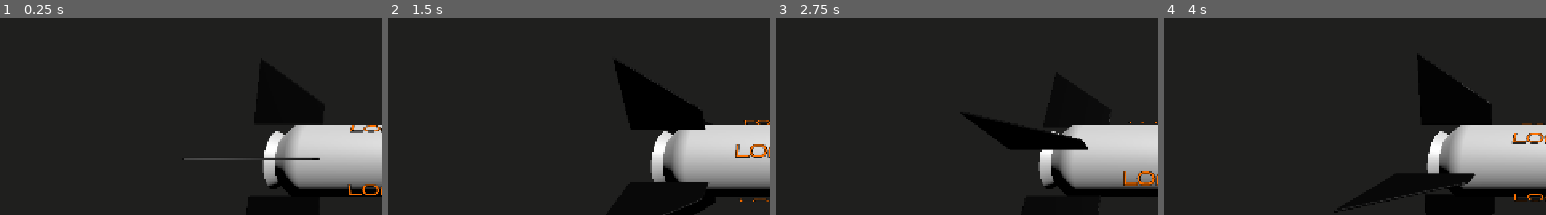
Above: before the commit, frames 1-4 (left to right).
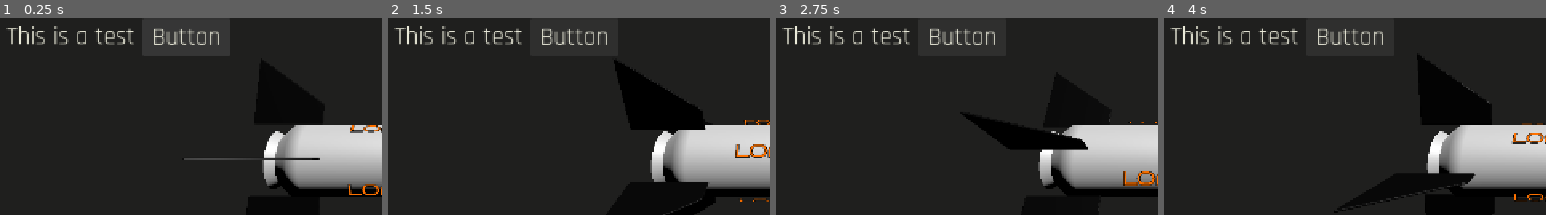
Above: after the commit, the same moments.

Repository: The-Minute-Man/launch-pad
Game: Godot game, scene res://Scenes/LoadingScreen.tscn
The game is run twice, just before and just after one commit, with the same random seed, the same clock (stepped at 60 frames per second) and the same inputs.
Inputs (mouse positions are % of the whole screen's width and height, from its top left):
- Up to frame 1 (0.25 s): no input
- Up to frame 2 (1.5 s): click (24, 36) at 0.5 s, where only the run after the commit has a clickable "Button"; click (24, 36) at 1.25 s, where only the run after the commit has a clickable "Button"
- Up to frame 3 (2.75 s): click (24, 36) at 2 s, where only the run after the commit has a clickable "Button"
- Up to frame 4 (4 s): no input
The pictures show only the part of the screen within x 0-50%, y 31-81%; the shares and areas given below are measured in that part.

The runs differ from the first frame. In frame 1, 1.7% of the frame differs, in the area x 1-58%, y 4-14%; in frame 2, 1.6%; in frame 3, 1.6%; in frame 4, 1.6%.

Commit message:
Theme Imporvement

Diff:
--- a/Scenes/LoadingScreen.tscn
+++ b/Scenes/LoadingScreen.tscn
@@ -1,9 +1,10 @@
-[gd_scene load_steps=3 format=3 uid="uid://cmnjjpxag2tae"]
+[gd_scene format=3 uid="uid://cmnjjpxag2tae"]
 
 [ext_resource type="Theme" uid="uid://dwh31hw3wv34a" path="res://ui/themes/theme1.tres" id="1_jqyhx"]
 [ext_resource type="PackedScene" uid="uid://dy2pfkqfm5d0h" path="res://scenes/rocket.tscn" id="2_x85qc"]
+[ext_resource type="Theme" uid="uid://dgihhedsjca4b" path="res://ui/themes/theme2.tres" id="3_ij0l4"]
 
-[node name="LoadingScreen" type="Control"]
+[node name="LoadingScreen" type="Control" unique_id=475667563]
 layout_mode = 3
 anchors_preset = 15
 anchor_right = 1.0
@@ -11,13 +12,13 @@
 grow_horizontal = 2
 grow_vertical = 2
 
-[node name="Background" type="ColorRect" parent="."]
+[node name="Background" type="ColorRect" parent="." unique_id=940963213]
 layout_mode = 0
 offset_right = 1280.0
 offset_bottom = 720.0
 color = Color(0.12156863, 0.12156863, 0.11764706, 1)
 
-[node name="Label" type="Label" parent="."]
+[node name="Label" type="Label" parent="." unique_id=655505725]
 layout_mode = 1
 anchors_preset = -1
 anchor_left = 0.09921875
@@ -31,7 +32,7 @@
 text = "Launch Pad"
 metadata/_edit_use_anchors_ = true
 
-[node name="SubViewportContainer" type="SubViewportContainer" parent="."]
+[node name="SubViewportContainer" type="SubViewportContainer" parent="." unique_id=1874493833]
 layout_mode = 1
 anchors_preset = 15
 anchor_right = 1.0
@@ -40,17 +41,35 @@
 grow_vertical = 2
 mouse_filter = 2
 
-[node name="SubViewport" type="SubViewport" parent="SubViewportContainer"]
+[node name="SubViewport" type="SubViewport" parent="SubViewportContainer" unique_id=1427224728]
 transparent_bg = true
 handle_input_locally = false
 size = Vector2i(1280, 720)
 render_target_update_mode = 4
 
-[node name="Camera3D" type="Camera3D" parent="SubViewportContainer/SubViewport"]
+[node name="Camera3D" type="Camera3D" parent="SubViewportContainer/SubViewport" unique_id=697429361]
 transform = Transform3D(1, 0, 0, 0, 1, 0, 0, 0, 1, 0, 0, 5)
 
-[node name="DirectionalLight3D" type="DirectionalLight3D" parent="SubViewportContainer/SubViewport"]
+[node name="DirectionalLight3D" type="DirectionalLight3D" parent="SubViewportContainer/SubViewport" unique_id=1167926265]
 transform = Transform3D(0.707107, -0.5, 0.5, 0, 0.707107, 0.707107, -0.707107, -0.5, 0.5, 0, 5, 0)
 
-[node name="Rocket" parent="SubViewportContainer/SubViewport" instance=ExtResource("2_x85qc")]
+[node name="Rocket" parent="SubViewportContainer/SubViewport" unique_id=997836859 instance=ExtResource("2_x85qc")]
 transform = Transform3D(-2.6226834e-08, 0.6, 0, -0.6, -2.6226834e-08, 0, 0, 0, 0.6, 0, -1, 0)
+
+[node name="Label2" type="Label" parent="." unique_id=1341658710]
+layout_mode = 0
+offset_left = 11.0
+offset_top = 231.0
+offset_right = 321.0
+offset_bottom = 300.0
+theme = ExtResource("3_ij0l4")
+text = "This is a test "
+
+[node name="Button" type="Button" parent="." unique_id=328706646]
+layout_mode = 0
+offset_left = 228.0
+offset_top = 228.0
+offset_right = 369.0
+offset_bottom = 288.0
+theme = ExtResource("3_ij0l4")
+text = "Button"
--- a/project.godot
+++ b/project.godot
@@ -8,11 +8,15 @@
 
 config_version=5
 
+[animation]
+
+compatibility/default_parent_skeleton_in_mesh_instance_3d=true
+
 [application]
 
 config/name="LaunchPad"
 run/main_scene="uid://cmnjjpxag2tae"
-config/features=PackedStringArray("4.5", "Forward Plus")
+config/features=PackedStringArray("4.6", "Forward Plus")
 boot_splash/image="uid://b7rnv63whh5l1"
 
 [display]
@@ -25,9 +29,9 @@
 [file_customization]
 
 folder_colors={
-"res://Scripts/": "green",
 "res://documents/": "red",
 "res://objects/": "orange",
 "res://scenes/": "yellow",
+"res://scripts/": "green",
 "res://ui/": "blue"
 }
--- a/scenes/rocket.tscn
+++ b/scenes/rocket.tscn
@@ -1,10 +1,10 @@
-[gd_scene load_steps=9 format=3 uid="uid://dy2pfkqfm5d0h"]
+[gd_scene format=3 uid="uid://dy2pfkqfm5d0h"]
 
 [ext_resource type="ArrayMesh" uid="uid://d3tat8utp34d3" path="res://objects/cylinder.obj" id="1_07b4d"]
 [ext_resource type="ArrayMesh" uid="uid://bcmf676q8g8w6" path="res://objects/fins.obj" id="2_d4paf"]
 [ext_resource type="ArrayMesh" uid="uid://dvgr03j22vmd6" path="res://objects/nose.obj" id="3_ortt4"]
-[ext_resource type="Script" uid="uid://d17eor3lih6hh" path="res://Scripts/rocket.gd" id="4_script"]
-[ext_resource type="FontFile" uid="uid://bs8kq6nwr55l6" path="res://ui/fonts/BrunoAce.ttf" id="5_font"]
+[ext_resource type="Script" uid="uid://d17eor3lih6hh" path="res://scripts/rocket.gd" id="4_script"]
+[ext_resource type="FontFile" uid="uid://bs8kq6nwr55l6" path="res://ui/Fonts/BrunoAce.ttf" id="5_font"]
 
 [sub_resource type="StandardMaterial3D" id="StandardMaterial3D_cyl"]
 albedo_color = Color(0.95, 0.95, 0.95, 1)
--- a/ui/themes/theme1.tres
+++ b/ui/themes/theme1.tres
@@ -1,6 +1,6 @@
-[gd_resource type="Theme" load_steps=4 format=3 uid="uid://dwh31hw3wv34a"]
+[gd_resource type="Theme" format=3 uid="uid://dwh31hw3wv34a"]
 
-[ext_resource type="FontFile" uid="uid://bs8kq6nwr55l6" path="res://ui/fonts/BrunoAce.ttf" id="1_oijn2"]
+[ext_resource type="FontFile" uid="uid://bs8kq6nwr55l6" path="res://ui/Fonts/BrunoAce.ttf" id="1_oijn2"]
 
 [sub_resource type="StyleBoxFlat" id="StyleBoxFlat_uwrm3"]
 content_margin_left = 4.0
@@ -34,7 +34,7 @@
 Label/constants/shadow_offset_x = 5
 Label/constants/shadow_offset_y = 1
 Label/constants/shadow_outline_size = 1
-Label/font_sizes/font_size = 16
+Label/font_sizes/font_size = 150
 Label/fonts/font = ExtResource("1_oijn2")
 Label/styles/focus = SubResource("StyleBoxFlat_uwrm3")
 Label/styles/normal = SubResource("StyleBoxEmpty_01xgi")
--- /dev/null
+++ b/ui/themes/theme2.tres
@@ -0,0 +1,361 @@
+[gd_resource type="Theme" format=3 uid="uid://dgihhedsjca4b"]
+
+[ext_resource type="FontFile" uid="uid://blbhqe05m1fe5" path="res://ui/Fonts/Rajdhani.ttf" id="1_eoogs"]
+
+[sub_resource type="StyleBoxFlat" id="StyleBoxFlat_eoogs"]
+content_margin_left = 4.0
+content_margin_top = 4.0
+content_margin_right = 4.0
+content_margin_bottom = 4.0
+bg_color = Color(0.1, 0.1, 0.1, 0.3)
+corner_radius_top_left = 3
+corner_radius_top_right = 3
+corner_radius_bottom_right = 3
+corner_radius_bottom_left = 3
+corner_detail = 5
+
+[sub_resource type="StyleBoxFlat" id="StyleBoxFlat_6sivf"]
+content_margin_left = 4.0
+content_margin_top = 4.0
+content_margin_right = 4.0
+content_margin_bottom = 4.0
+bg_color = Color(1, 1, 1, 0.75)
+draw_center = false
+border_width_left = 2
+border_width_top = 2
+border_width_right = 2
+border_width_bottom = 2
+corner_radius_top_left = 3
+corner_radius_top_right = 3
+corner_radius_bottom_right = 3
+corner_radius_bottom_left = 3
+corner_detail = 5
+expand_margin_left = 2.0
+expand_margin_top = 2.0
+expand_margin_right = 2.0
+expand_margin_bottom = 2.0
+
+[sub_resource type="StyleBoxFlat" id="StyleBoxFlat_frj0x"]
+content_margin_left = 4.0
+content_margin_top = 4.0
+content_margin_right = 4.0
+content_margin_bottom = 4.0
+bg_color = Color(0.225, 0.225, 0.225, 0.6)
+corner_radius_top_left = 3
+corner_radius_top_right = 3
+corner_radius_bottom_right = 3
+corner_radius_bottom_left = 3
+corner_detail = 5
+
+[sub_resource type="StyleBoxFlat" id="StyleBoxFlat_3oerh"]
+content_margin_left = 4.0
+content_margin_top = 4.0
+content_margin_right = 4.0
+content_margin_bottom = 4.0
+bg_color = Color(0.21176471, 0.21176471, 0.21176471, 1)
+corner_radius_top_left = 3
+corner_radius_top_right = 3
+corner_radius_bottom_right = 3
+corner_radius_bottom_left = 3
+corner_detail = 5
+
+[sub_resource type="StyleBoxFlat" id="StyleBoxFlat_q4t6j"]
+content_margin_left = 4.0
+content_margin_top = 4.0
+content_margin_right = 4.0
+content_margin_bottom = 4.0
+bg_color = Color(0, 0, 0, 0.6)
+corner_radius_top_left = 3
+corner_radius_top_right = 3
+corner_radius_bottom_right = 3
+corner_radius_bottom_left = 3
+corner_detail = 5
+
+[sub_resource type="StyleBoxEmpty" id="StyleBoxEmpty_frj0x"]
+
+[sub_resource type="DPITexture" id="DPITexture_tpjmc"]
+_source = "<svg xmlns=\"http://www.w3.org/2000/svg\" width=\"16\" height=\"16\"><path fill=\"#fff\" fill-opacity=\".75\" d=\"m1 3 2-2 5 5 5-5 2 2-5 5 5 5-2 2-5-5-5 5-2-2 5-5z\"/></svg>
+"
+
+[sub_resource type="StyleBoxFlat" id="StyleBoxFlat_fktrc"]
+content_margin_left = 4.0
+content_margin_top = 4.0
+content_margin_right = 4.0
+content_margin_bottom = 4.0
+bg_color = Color(0.21176471, 0.21176471, 0.21176471, 1)
+border_width_bottom = 2
+border_color = Color(0, 0, 0, 0.6)
+corner_radius_top_left = 3
+corner_radius_top_right = 3
+corner_radius_bottom_right = 3
+corner_radius_bottom_left = 3
+corner_detail = 5
+
+[sub_resource type="StyleBoxFlat" id="StyleBoxFlat_xl2fr"]
+content_margin_left = 4.0
+content_margin_top = 4.0
+content_margin_right = 4.0
+content_margin_bottom = 4.0
+bg_color = Color(0.1, 0.1, 0.1, 0.3)
+border_width_bottom = 2
+border_color = Color(0, 0, 0, 0.3)
+corner_radius_top_left = 3
+corner_radius_top_right = 3
+corner_radius_bottom_right = 3
+corner_radius_bottom_left = 3
+corner_detail = 5
+
+[sub_resource type="StyleBoxFlat" id="StyleBoxFlat_v5iy5"]
+content_margin_left = 0.0
+content_margin_top = 0.0
+content_margin_right = 0.0
+content_margin_bottom = 0.0
+bg_color = Color(0.12156863, 0.12156863, 0.11764706, 1)
+corner_radius_top_left = 3
+corner_radius_top_right = 3
+corner_radius_bottom_right = 3
+corner_radius_bottom_left = 3
+corner_detail = 5
+
+[sub_resource type="StyleBoxFlat" id="StyleBoxFlat_7ffue"]
+content_margin_left = 2.0
+content_margin_top = 2.0
+content_margin_right = 2.0
+content_margin_bottom = 2.0
+bg_color = Color(0.21176471, 0.21176471, 0.21176471, 1)
+corner_radius_top_left = 6
+corner_radius_top_right = 6
+corner_radius_bottom_right = 6
+corner_radius_bottom_left = 6
+corner_detail = 6
+
+[sub_resource type="StyleBoxFlat" id="StyleBoxFlat_81xcp"]
+content_margin_left = 2.0
+content_margin_top = 2.0
+content_margin_right = 2.0
+content_margin_bottom = 2.0
+bg_color = Color(1, 1, 1, 0.4)
+corner_radius_top_left = 6
+corner_radius_top_right = 6
+corner_radius_bottom_right = 6
+corner_radius_bottom_left = 6
+corner_detail = 6
+
+[sub_resource type="DPITexture" id="DPITexture_a1vhc"]
+_source = "<svg xmlns=\"http://www.w3.org/2000/svg\" width=\"16\" height=\"16\"><path fill=\"#fff\" fill-opacity=\".75\" d=\"m1 3 2-2 5 5 5-5 2 2-5 5 5 5-2 2-5-5-5 5-2-2 5-5z\"/></svg>
+"
+
+[sub_resource type="DPITexture" id="DPITexture_qu1y7"]
+_source = "<svg xmlns=\"http://www.w3.org/2000/svg\" width=\"16\" height=\"16\"><circle cx=\"8\" cy=\"8\" r=\"6\" fill=\"#fefffe\" fill-opacity=\".75\"/><path fill=\"none\" stroke=\"#1a1a1a\" stroke-linecap=\"round\" stroke-linejoin=\"round\" stroke-opacity=\".65\" stroke-width=\"2\" d=\"m9 5-3 3 3 3\"/></svg>
+"
+
+[sub_resource type="DPITexture" id="DPITexture_u2h1n"]
+_source = "<svg xmlns=\"http://www.w3.org/2000/svg\" width=\"16\" height=\"16\"><circle cx=\"8\" cy=\"8\" r=\"6\" fill=\"#fefffe\"/><path fill=\"none\" stroke=\"#1a1a1a\" stroke-linecap=\"round\" stroke-linejoin=\"round\" stroke-width=\"2\" d=\"m9 5-3 3 3 3\"/></svg>
+"
+
+[sub_resource type="DPITexture" id="DPITexture_2gyb5"]
+_source = "<svg xmlns=\"http://www.w3.org/2000/svg\" width=\"16\" height=\"32\"><path fill=\"#d3d3d3\" d=\"m5 1h6v30h-6z\"/></svg>
+"
+
+[sub_resource type="DPITexture" id="DPITexture_lowiu"]
+_source = "<svg xmlns=\"http://www.w3.org/2000/svg\" width=\"16\" height=\"16\"><circle cx=\"8\" cy=\"8\" r=\"6\" fill=\"#fefffe\" fill-opacity=\".75\"/><path fill=\"none\" stroke=\"#1a1a1a\" stroke-linecap=\"round\" stroke-linejoin=\"round\" stroke-opacity=\".65\" stroke-width=\"2\" d=\"m7 5 3 3-3 3\"/></svg>
+"
+
+[sub_resource type="DPITexture" id="DPITexture_rrmqg"]
+_source = "<svg xmlns=\"http://www.w3.org/2000/svg\" width=\"16\" height=\"16\"><circle cx=\"8\" cy=\"8\" r=\"6\" fill=\"#fefffe\"/><path fill=\"none\" stroke=\"#1a1a1a\" stroke-linecap=\"round\" stroke-linejoin=\"round\" stroke-width=\"2\" d=\"m7 5 3 3-3 3\"/></svg>
+"
+
+[sub_resource type="StyleBoxFlat" id="StyleBoxFlat_e0ctr"]
+content_margin_left = 10.0
+content_margin_top = 4.0
+content_margin_right = 10.0
+content_margin_bottom = 4.0
+bg_color = Color(0.1, 0.1, 0.1, 0.3)
+border_width_left = 1
+border_width_right = 1
+border_color = Color(0.175, 0.175, 0.175, 1)
+corner_detail = 1
+
+[sub_resource type="StyleBoxFlat" id="StyleBoxFlat_i4dtg"]
+content_margin_left = 4.0
+content_margin_top = 4.0
+content_margin_right = 4.0
+content_margin_bottom = 4.0
+bg_color = Color(1, 1, 1, 0.75)
+draw_center = false
+border_width_left = 2
+border_width_top = 2
+border_width_right = 2
+border_width_bottom = 2
+corner_radius_top_left = 3
+corner_radius_top_right = 3
+corner_radius_bottom_right = 3
+corner_radius_bottom_left = 3
+corner_detail = 5
+expand_margin_left = 2.0
+expand_margin_top = 2.0
+expand_margin_right = 2.0
+expand_margin_bottom = 2.0
+
+[sub_resource type="StyleBoxFlat" id="StyleBoxFlat_rjoot"]
+content_margin_left = 10.0
+content_margin_top = 4.0
+content_margin_right = 10.0
+content_margin_bottom = 4.0
+bg_color = Color(0.1, 0.1, 0.1, 0.3)
+border_width_left = 1
+border_width_right = 1
+border_color = Color(0.175, 0.175, 0.175, 1)
+corner_detail = 1
+
+[sub_resource type="StyleBoxFlat" id="StyleBoxFlat_ybobb"]
+content_margin_left = 10.0
+content_margin_top = 4.0
+content_margin_right = 10.0
+content_margin_bottom = 4.0
+bg_color = Color(0.1, 0.1, 0.1, 0.6)
+border_width_top = 2
+border_color = Color(1, 1, 1, 0.75)
+corner_detail = 1
+
+[sub_resource type="StyleBoxFlat" id="StyleBoxFlat_tv6lt"]
+content_margin_left = 10.0
+content_margin_top = 4.0
+content_margin_right = 10.0
+content_margin_bottom = 4.0
+bg_color = Color(0, 0, 0, 0.6)
+border_width_left = 1
+border_width_right = 1
+border_color = Color(0.175, 0.175, 0.175, 1)
+corner_detail = 1
+
+[sub_resource type="DPITexture" id="DPITexture_c20vi"]
+_source = "<svg xmlns=\"http://www.w3.org/2000/svg\" width=\"8\" height=\"8\"><circle cx=\"4\" cy=\"4\" r=\"1.5\" fill=\"#b2b2b2\" fill-opacity=\".25\"/></svg>
+"
+
+[sub_resource type="DPITexture" id="DPITexture_x4kd3"]
+_source = "<svg xmlns=\"http://www.w3.org/2000/svg\" width=\"8\" height=\"8\"><path fill=\"#b2b2b2\" fill-opacity=\".25\" d=\"M6 0v8h2V0zM1 0a1 1 0 0 0-.693 1.705L2.6 3.998.307 6.291A1 1 0 0 0 1.72 7.705l3-3a1 1 0 0 0 0-1.414l-3-3A1 1 0 0 0 1 0z\"/></svg>
+"
+
+[resource]
+Button/colors/font_color = Color(0.92156863, 0.92156863, 0.85490197, 1)
+Button/colors/font_disabled_color = Color(0.875, 0.875, 0.875, 0.5)
+Button/colors/font_focus_color = Color(0.92156863, 0.92156863, 0.85490197, 1)
+Button/colors/font_hover_color = Color(0.92156863, 0.92156863, 0.85490197, 1)
+Button/colors/font_hover_pressed_color = Color(0.92156863, 0.92156863, 0.85490197, 1)
+Button/colors/font_outline_color = Color(0, 0, 0, 1)
+Button/colors/font_pressed_color = Color(0.92156863, 0.92156863, 0.85490197, 1)
+Button/colors/icon_disabled_color = Color(1, 1, 1, 0.4)
+Button/colors/icon_focus_color = Color(1, 1, 1, 1)
+Button/colors/icon_hover_color = Color(1, 1, 1, 1)
+Button/colors/icon_hover_pressed_color = Color(1, 1, 1, 1)
+Button/colors/icon_normal_color = Color(1, 1, 1, 1)
+Button/colors/icon_pressed_color = Color(1, 1, 1, 1)
+Button/constants/align_to_largest_stylebox = 0
+Button/constants/h_separation = 4
+Button/constants/icon_max_width = 0
+Button/constants/outline_size = 0
+Button/font_sizes/font_size = 40
+Button/fonts/font = ExtResource("1_eoogs")
+Button/styles/disabled = SubResource("StyleBoxFlat_eoogs")
+Button/styles/focus = SubResource("StyleBoxFlat_6sivf")
+Button/styles/hover = SubResource("StyleBoxFlat_frj0x")
+Button/styles/normal = SubResource("StyleBoxFlat_3oerh")
+Button/styles/pressed = SubResource("StyleBoxFlat_q4t6j")
+Label/colors/font_color = Color(0.92156863, 0.92156863, 0.85490197, 1)
+Label/colors/font_outline_color = Color(0, 0, 0, 1)
+Label/colors/font_shadow_color = Color(0, 0, 0, 0)
+Label/constants/line_spacing = 3
+Label/constants/outline_size = 0
+Label/constants/shadow_offset_x = 1
+Label/constants/shadow_offset_y = 1
+Label/constants/shadow_outline_size = 1
+Label/font_sizes/font_size = 40
+Label/fonts/font = ExtResource("1_eoogs")
+Label/styles/focus = SubResource("StyleBoxFlat_6sivf")
+Label/styles/normal = SubResource("StyleBoxEmpty_frj0x")
+LineEdit/colors/caret_color = Color(0.95, 0.95, 0.95, 1)
+LineEdit/colors/clear_button_color = Color(0.875, 0.875, 0.875, 1)
+LineEdit/colors/clear_button_color_pressed = Color(1, 1, 1, 1)
+LineEdit/colors/font_color = Color(0.92156863, 0.92156863, 0.85490197, 1)
+LineEdit/colors/font_outline_color = Color(0, 0, 0, 1)
+LineEdit/colors/font_placeholder_color = Color(0.92156863, 0.92156863, 0.85490197, 1)
+LineEdit/colors/font_selected_color = Color(1, 1, 1, 1)
+LineEdit/colors/font_uneditable_color = Color(0.92156863, 0.92156863, 0.85490197, 0.59607846)
+LineEdit/colors/selection_color = Color(0.5, 0.5, 0.5, 1)
+LineEdit/constants/caret_width = 1
+LineEdit/constants/minimum_character_width = 4
+LineEdit/constants/outline_size = 0
+LineEdit/font_sizes/font_size = 40
+LineEdit/fonts/font = ExtResource("1_eoogs")
+LineEdit/icons/clear = SubResource("DPITexture_tpjmc")
+LineEdit/styles/focus = SubResource("StyleBoxFlat_6sivf")
+LineEdit/styles/normal = SubResource("StyleBoxFlat_fktrc")
+LineEdit/styles/read_only = SubResource("StyleBoxFlat_xl2fr")
+Panel/styles/panel = SubResource("StyleBoxFlat_v5iy5")
+ProgressBar/colors/font_color = Color(0.92156863, 0.92156863, 0.85490197, 1)
+ProgressBar/colors/font_outline_color = Color(0, 0, 0, 1)
+ProgressBar/constants/outline_size = 0
+ProgressBar/font_sizes/font_size = 40
+ProgressBar/fonts/font = ExtResource("1_eoogs")
+ProgressBar/styles/background = SubResource("StyleBoxFlat_7ffue")
+ProgressBar/styles/fill = SubResource("StyleBoxFlat_81xcp")
+TabBar/colors/drop_mark_color = Color(1, 1, 1, 1)
+TabBar/colors/font_disabled_color = Color(0.875, 0.875, 0.875, 0.5)
+TabBar/colors/font_hovered_color = Color(0.95, 0.95, 0.95, 1)
+TabBar/colors/font_outline_color = Color(0, 0, 0, 1)
+TabBar/colors/font_selected_color = Color(0.95, 0.95, 0.95, 1)
+TabBar/colors/font_unselected_color = Color(0.7, 0.7, 0.7, 1)
+TabBar/colors/icon_disabled_color = Color(1, 1, 1, 1)
+TabBar/colors/icon_hovered_color = Color(1, 1, 1, 1)
+TabBar/colors/icon_selected_color = Color(1, 1, 1, 1)
+TabBar/colors/icon_unselected_color = Color(1, 1, 1, 1)
+TabBar/constants/h_separation = 4
+TabBar/constants/hover_switch_wait_msec = 500
+TabBar/constants/icon_max_width = 0
+TabBar/constants/outline_size = 0
+TabBar/font_sizes/font_size = 40
+TabBar/fonts/font = ExtResource("1_eoogs")
+TabBar/icons/close = SubResource("DPITexture_a1vhc")
+TabBar/icons/decrement = SubResource("DPITexture_qu1y7")
+TabBar/icons/decrement_highlight = SubResource("DPITexture_u2h1n")
+TabBar/icons/drop_mark = SubResource("DPITexture_2gyb5")
+TabBar/icons/increment = SubResource("DPITexture_lowiu")
+TabBar/icons/increment_highlight = SubResource("DPITexture_rrmqg")
+TabBar/styles/button_highlight = SubResource("StyleBoxFlat_3oerh")
+TabBar/styles/button_pressed = SubResource("StyleBoxFlat_q4t6j")
+TabBar/styles/tab_disabled = SubResource("StyleBoxFlat_e0ctr")
+TabBar/styles/tab_focus = SubResource("StyleBoxFlat_i4dtg")
+TabBar/styles/tab_hovered = SubResource("StyleBoxFlat_rjoot")
+TabBar/styles/tab_selected = SubResource("StyleBoxFlat_ybobb")
+TabBar/styles/tab_unselected = SubResource("StyleBoxFlat_tv6lt")
+TabContainer/font_sizes/font_size = 20
+TabContainer/fonts/font = ExtResource("1_eoogs")
+TextEdit/colors/background_color = Color(0, 0, 0, 0)
+TextEdit/colors/caret_background_color = Color(0, 0, 0, 1)
+TextEdit/colors/caret_color = Color(0.875, 0.875, 0.875, 1)
+TextEdit/colors/current_line_color = Color(0.25, 0.25, 0.26, 0.8)
+TextEdit/colors/font_color = Color(0.92156863, 0.92156863, 0.85490197, 1)
+TextEdit/colors/font_outline_color = Color(0, 0, 0, 1)
+TextEdit/colors/font_placeholder_color = Color(0.875, 0.875, 0.875, 0.6)
+TextEdit/colors/font_readonly_color = Color(0.875, 0.875, 0.875, 0.5)
+TextEdit/colors/font_selected_color = Color(0, 0, 0, 0)
+TextEdit/colors/search_result_border_color = Color(0.3, 0.3, 0.3, 0.4)
+TextEdit/colors/search_result_color = Color(0.3, 0.3, 0.3, 1)
+TextEdit/colors/selection_color = Color(0.5, 0.5, 0.5, 1)
+TextEdit/colors/word_highlighted_color = Color(0.5, 0.5, 0.5, 0.25)
+TextEdit/constants/caret_width = 1
+TextEdit/constants/line_spacing = 4
+TextEdit/constants/outline_size = 0
+TextEdit/constants/wrap_offset = 10
+TextEdit/font_sizes/font_size = 40
+TextEdit/fonts/font = ExtResource("1_eoogs")
+TextEdit/icons/space = SubResource("DPITexture_c20vi")
+TextEdit/icons/tab = SubResource("DPITexture_x4kd3")
+TextEdit/styles/focus = SubResource("StyleBoxFlat_6sivf")
+TextEdit/styles/normal = SubResource("StyleBoxFlat_fktrc")
+TextEdit/styles/read_only = SubResource("StyleBoxFlat_xl2fr")
+Tree/font_sizes/font_size = 20
+Tree/font_sizes/title_button_font_size = 20
+Tree/fonts/font = ExtResource("1_eoogs")
+Tree/fonts/title_button_font = ExtResource("1_eoogs")
Not shown, changed: ui/Fonts/Barlow.ttf.import
Not shown, changed: ui/Fonts/BrunoAce.ttf.import
Not shown, changed: ui/Fonts/Exo.ttf.import
Not shown, changed: ui/Fonts/OpenSans.ttf.import
Not shown, changed: ui/Fonts/Quantico.ttf.import
Not shown, changed: ui/Fonts/Rajdhani.ttf.import
Not shown, changed: ui/Fonts/TitilliumWeb.ttf.import
